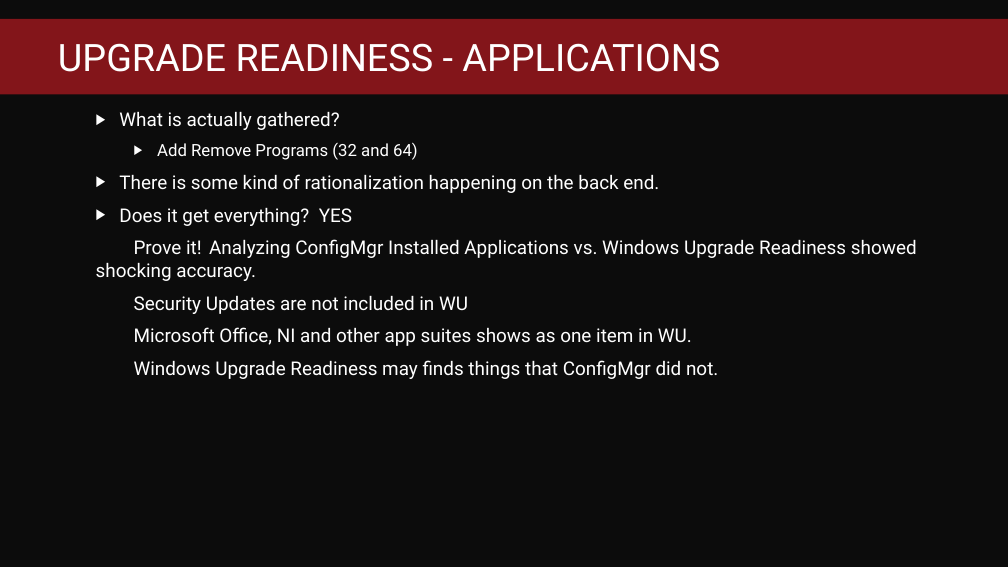
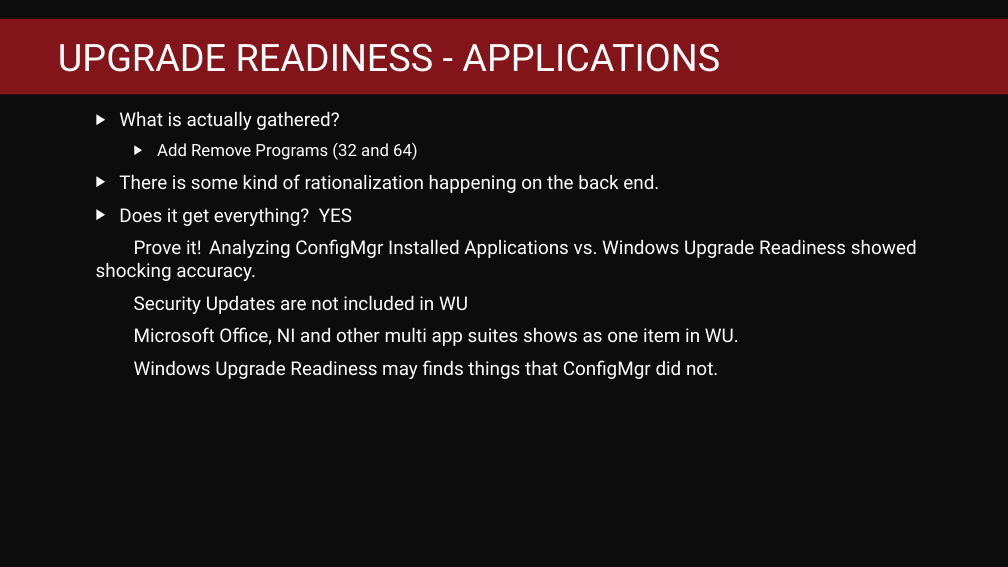
Before and after one commit to fredbainbridge/WindowsUpgradeReadiness, a slide deck: slide 13 of MMS 2017 - Windows Upgrade Readiness.pptx (slide 11 before the commit). Drawn at 1008x567 pixels with LibreOffice and Linux fonts; fonts in the diff are those of the drawing; background and template pictures are left out. Boxes give left, top, right and bottom in pixels: in the first picture for what was removed or moved away, otherwise in the second. Text is boxed around its words. In the diff, an @@ line names an element or a change of style, - is before the commit and + after.

Commit message:
added windows upgrade tips

```diff
--- a/MMS 2017 - Windows Upgrade Readiness.pptx
+++ b/MMS 2017 - Windows Upgrade Readiness.pptx
@@ text at <box>134,327,739,346</box>: text changed @@
-  Microsoft Office, NI and other app suites shows as one item in WU.
+  Microsoft Office, NI and other multi app suites shows as one item in WU.
```
Also in this commit, not shown: 1 other slide changed, 3 slides added.
